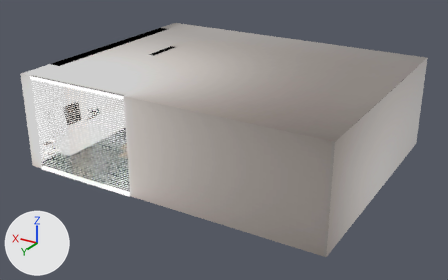
The glTF model public/scenes/dining-room/dining-room.gltf: old version first, new version second.
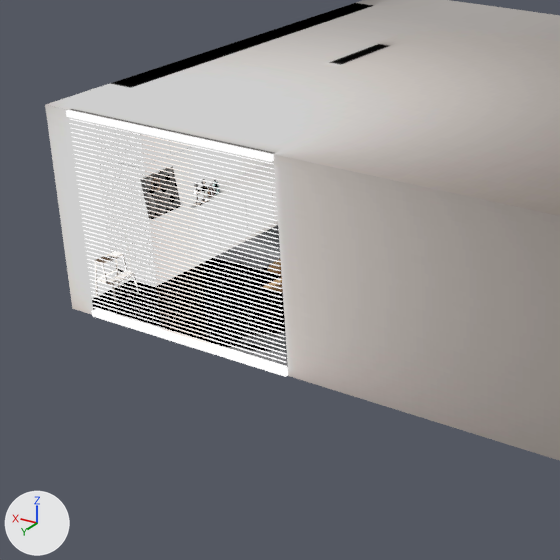
There are two pictures of each version: one whole from a 50 mm lens placed at (-10.24, 15.98, 8.44), pointed at (-0.93, 0.46, 0.68), one close up on the part from 0% to 56% of the width and 9% to 100% of the height. Lighting does not change. The marker at lower left points along +X, +Y and +Z. The first two pictures are the older version. Where no turn or scale is listed for an object, it has been applied to the vertices.

The older version as bpy lines, for what is in view:
```python
ob_carpet_carpet__0 = bpy.data.objects.new('carpet_Carpet _0', me_carpet_carpet__0)
ob_carpet_carpet__0.location = (0.89, -0.23, 0.02)
ob_floor_floor_0 = bpy.data.objects.new('floor_floor_0', me_floor_floor_0)
ob_floor_floor_0.location = (-0.96, 0.0, 0.01)
ob_house_material_009_0 = bpy.data.objects.new('house_Material.009_0', me_house_material_009_0)
ob_house_material_009_0.location = (-0.96, 0.0, 1.51)
ob_painting_material_010_0 = bpy.data.objects.new('painting_Material.010_0', me_painting_material_010_0)
ob_painting_material_010_0.location = (3.88, 2.11, 1.18)
ob_painting_material_011_0 = bpy.data.objects.new('painting_Material.011_0', me_painting_material_011_0)
ob_painting_material_011_0.location = (3.86, 2.11, 1.18)
# also in view: 'window_Material.016_0' at (1.81, 3.96, 1.51); 'cabinet_Material.015_0' at (3.64, -0.07, 1.51)
```
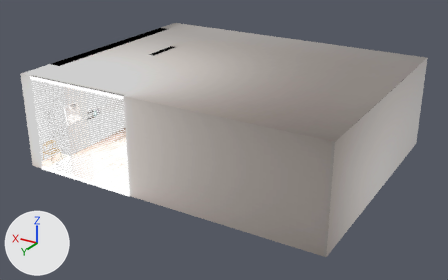
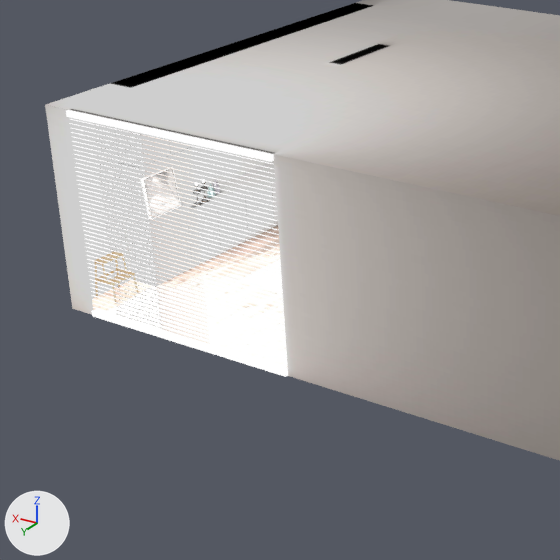
Where the change shows, as pixel boxes [x1, y1, x2, y2] in the close-ups (560 x 560 px):
'floor_floor_0', surface changed (lighter): [92, 225, 288, 367] in both
'painting_Material.011_0', surface changed (grey to white): [144, 169, 180, 218] in both
'carpet_Carpet _0', surface changed (lighter): [240, 259, 283, 293] in both
'painting_Material.010_0', surface changed: [140, 166, 181, 219] in both

The change, as a diff of the scene's bpy script:
```diff
--- a/public/scenes/dining-room/dining-room.gltf.py
+++ b/public/scenes/dining-room/dining-room.gltf.py
@@ mat_floor @@
 n5 = _N.new('ShaderNodeTexImage'); n5.name = 'Image Texture'
-n5.image = img_t4_webp
+n5.image = img_t3_webp
 _L.new(n1.outputs[0], n3.inputs[0])  # 'Is Camera Ray' to 'Factor'
@@ mat_material_010 @@
 n5 = _N.new('ShaderNodeTexImage'); n5.name = 'Image Texture'
-n5.image = img_t9_webp
+n5.image = img_t8_webp
 _L.new(n1.outputs[0], n3.inputs[0])  # 'Is Camera Ray' to 'Factor'
@@ mat_carpet @@
 n5 = _N.new('ShaderNodeTexImage'); n5.name = 'Image Texture'
-n5.image = img_t13_webp
+n5.image = img_t12_webp
 _L.new(n1.outputs[0], n3.inputs[0])  # 'Is Camera Ray' to 'Factor'
```
